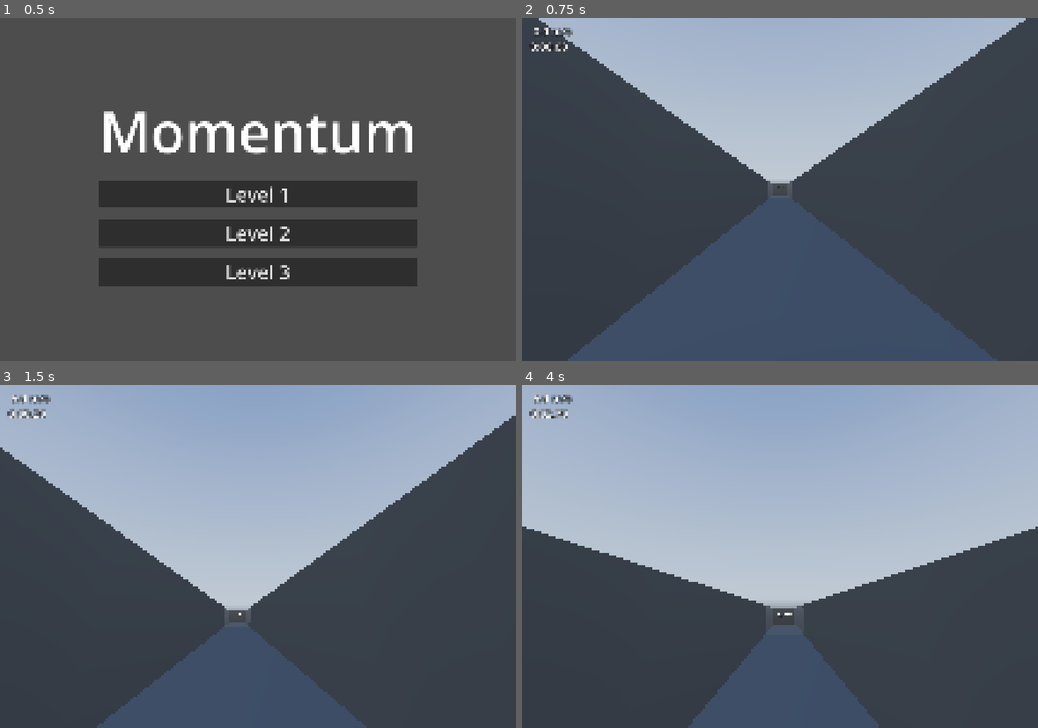
Above: before the commit, frames 1-4 (two rows, left to right).
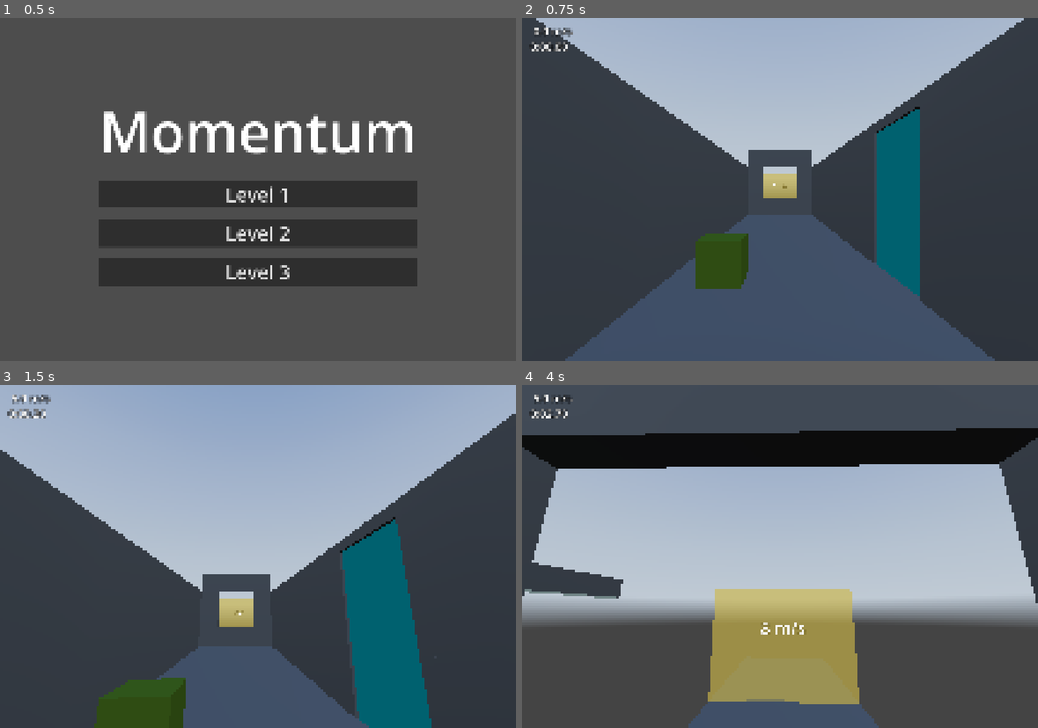
Above: after the commit, the same moments.

Repository: BingleyPro/momentum
Game: Godot game, scene res://menus/main_menu.tscn
Two runs of this game, one before a commit and one after it. Both use one fixed random seed, a clock stepped at 60 frames per second and the inputs below. A sky picture missing from this copy of the repository is replaced by a grey-blue gradient.
Inputs (mouse positions are in pixels of both pictures, inside the frame that each line leads up to):
- Up to frame 1 (0.5 s): no input
- Up to frame 2 (0.75 s): click "Level 3" at 0.5 s
- Up to frame 3 (1.5 s): tap Enter (ui_accept) at 1.25 s; move the mouse to (283, 556) at 1.27 s; hold W (forwards) from 1.28 s (still down); hold E (interact) from 1.28 s (still down); click (283, 556) at 1.42 s
- Up to frame 4 (4 s): keep holding W (forwards); tap Space (jump) at 1.52, 1.55, 1.82, 2.1, 2.27, 2.57, 3.05, 3.77 s; move the mouse to (754, 556) at 2.02 s; release E (interact) at 2.03 s; tap E (interact) at 2.3, 3.8 s; move the mouse to (790, 549) at 2.77 s; hold E (interact) 2.78-3.53 s; move the mouse to (774, 563) at 3.52 s; tap C (slide) at 3.6 s; click (774, 563) at 3.67 s

Frame 1 is identical in both runs. In frame 2, 7.5% of the frame differs, in the area x 2-98%, y 0-100%; in frame 3, 12%; in frame 4, 47%, in the area x 0-100%, y 0-100%.

Commit message:
more work on level 3

Diff:
--- a/levels/level03.tscn
+++ b/levels/level03.tscn
@@ -12,6 +12,11 @@
 [ext_resource type="PackedScene" uid="uid://tsspptg7w1ba" path="res://building/wall_1m.tscn" id="10_i155e"]
 [ext_resource type="PackedScene" uid="uid://bbqyh1g0y2o23" path="res://puzzles/mechanisms/door/door.tscn" id="11_nlg5r"]
 [ext_resource type="PackedScene" uid="uid://c6ppkc81srv00" path="res://puzzles/logic/logic_node.tscn" id="12_i155e"]
+[ext_resource type="PackedScene" uid="uid://de8lbyfuyu8q3" path="res://systems/checkpoint.tscn" id="13_nlg5r"]
+[ext_resource type="PackedScene" uid="uid://jldhvsti4iwv" path="res://puzzles/moveable/box/box.tscn" id="14_2fkce"]
+[ext_resource type="PackedScene" uid="uid://djwmvgp6tfju6" path="res://systems/kill_zone.tscn" id="16_0j27q"]
+[ext_resource type="PackedScene" uid="uid://dwu38otejeek1" path="res://puzzles/interactables/jump_pad/jump_pad.tscn" id="17_tdng2"]
+[ext_resource type="PackedScene" uid="uid://j63ifs3ppcmj" path="res://puzzles/interactables/boost_pad/boost_pad.tscn" id="18_osxv8"]
 
 [sub_resource type="PanoramaSkyMaterial" id="PanoramaSkyMaterial_816ur"]
 panorama = ExtResource("1_btadg")
@@ -41,8 +46,9 @@
 [node name="WorldEnvironment" type="WorldEnvironment" parent="." unique_id=51334567]
 environment = SubResource("Environment_op2ih")
 
-[node name="Player" parent="." unique_id=1333248885 instance=ExtResource("2_6tpld")]
+[node name="Player" parent="." unique_id=1333248885 node_paths=PackedStringArray("start_at_checkpoint") instance=ExtResource("2_6tpld")]
 transform = Transform3D(1.589326e-08, 0, 0.9999999, 0, 1, 0, -0.9999999, 0, 1.589326e-08, -0.7472954, 1, 0.018789291)
+start_at_checkpoint = NodePath("../Checkpoint")
 
 [node name="Floor" parent="." unique_id=1983484256 instance=ExtResource("3_6ig5j")]
 transform = Transform3D(1, 0, 0, 0, 1, 0, 0, 0, 1, -3, 0, -2)
@@ -110,11 +116,50 @@
 [node name="Floor31" parent="." unique_id=1442165738 instance=ExtResource("3_6ig5j")]
 transform = Transform3D(1, 0, 0, 0, 1, 0, 0, 0, 1, -51, -5, 30)
 
+[node name="Floor37" parent="." unique_id=756038395 instance=ExtResource("3_6ig5j")]
+transform = Transform3D(1, 0, 0, 0, 1, 0, 0, 0, 1, -51, -5, 34)
+
+[node name="Floor38" parent="." unique_id=1810838294 instance=ExtResource("3_6ig5j")]
+transform = Transform3D(1, 0, 0, 0, 1, 0, 0, 0, 1, -51, -17, 38)
+
+[node name="Floor39" parent="." unique_id=661121658 instance=ExtResource("3_6ig5j")]
+transform = Transform3D(1, 0, 0, 0, 1, 0, 0, 0, 1, -51, -17, 42)
+
+[node name="Floor40" parent="." unique_id=800683504 instance=ExtResource("3_6ig5j")]
+transform = Transform3D(1, 0, 0, 0, 1, 0, 0, 0, 1, -51, -17, 46)
+
+[node name="Floor41" parent="." unique_id=395121972 instance=ExtResource("3_6ig5j")]
+transform = Transform3D(1, 0, 0, 0, 1, 0, 0, 0, 1, -51, -22, 58)
+
+[node name="Floor42" parent="." unique_id=1859409900 instance=ExtResource("3_6ig5j")]
+transform = Transform3D(1, 0, 0, 0, 1, 0, 0, 0, 1, -51, -22, 62)
+
+[node name="Floor43" parent="." unique_id=418510213 instance=ExtResource("3_6ig5j")]
+transform = Transform3D(1, 0, 0, 0, 1, 0, 0, 0, 1, -51, -22, 66)
+
+[node name="Floor44" parent="." unique_id=1683770674 instance=ExtResource("3_6ig5j")]
+transform = Transform3D(1, 0, 0, 0, 1, 0, 0, 0, 1, -51, -22, 70)
+
+[node name="Floor45" parent="." unique_id=999781066 instance=ExtResource("3_6ig5j")]
+transform = Transform3D(1, 0, 0, 0, 1, 0, 0, 0, 1, -51, -22, 74)
+
+[node name="Floor46" parent="." unique_id=1918286400 instance=ExtResource("3_6ig5j")]
+transform = Transform3D(1, 0, 0, 0, 1, 0, 0, 0, 1, -51, -11, 88)
+
 [node name="Floor32" parent="." unique_id=487834746 instance=ExtResource("3_6ig5j")]
 transform = Transform3D(1, 0, 0, 0, 1, 0, 0, 0, 1, -47, -5, 30)
 
 [node name="Floor33" parent="." unique_id=371388433 instance=ExtResource("3_6ig5j")]
 transform = Transform3D(1, 0, 0, 0, 1, 0, 0, 0, 1, -43, -5, 30)
+
+[node name="Floor34" parent="." unique_id=467815685 instance=ExtResource("3_6ig5j")]
+transform = Transform3D(1, 0, 0, 0, 1, 0, 0, 0, 1, -39, -5, 30)
+
+[node name="Floor35" parent="." unique_id=1709462126 instance=ExtResource("3_6ig5j")]
+transform = Transform3D(1, 0, 0, 0, 1, 0, 0, 0, 1, -35, -5, 30)
+
+[node name="Floor36" parent="." unique_id=1666523943 instance=ExtResource("3_6ig5j")]
+transform = Transform3D(1, 0, 0, 0, 1, 0, 0, 0, 1, -31, -5, 30)
 
 [node name="Floor22" parent="." unique_id=1244700282 instance=ExtResource("3_6ig5j")]
 transform = Transform3D(1, 0, 0, 0, 1, 0, 0, 0, 1, -63, -5, 30)
@@ -312,6 +357,111 @@
 [node name="Wall58" parent="." unique_id=1207344805 instance=ExtResource("6_816ur")]
 transform = Transform3D(-1, 0, 1.4305905e-07, 0, 1, 0, -1.4305905e-07, 0, -1, -55, -5, 34)
 
+[node name="Wall68" parent="." unique_id=1859169312 instance=ExtResource("6_816ur")]
+transform = Transform3D(-1, 0, 1.4305905e-07, 0, 1, 0, -1.4305905e-07, 0, -1, -51, -5, 34)
+
+[node name="Wall77" parent="." unique_id=885475080 instance=ExtResource("6_816ur")]
+transform = Transform3D(1.8677045e-07, 0, 1, 0, 1, 0, -1, 0, 1.8677045e-07, -51, -5, 38)
+
+[node name="Wall79" parent="." unique_id=439608322 instance=ExtResource("6_816ur")]
+transform = Transform3D(1.8677045e-07, 0, 1, 0, 1, 0, -1, 0, 1.8677045e-07, -51, -8, 38)
+
+[node name="Wall80" parent="." unique_id=1486941173 instance=ExtResource("6_816ur")]
+transform = Transform3D(1.8677045e-07, 0, 1, 0, 1, 0, -1, 0, 1.8677045e-07, -51, -11, 38)
+
+[node name="Wall78" parent="." unique_id=1352908599 instance=ExtResource("6_816ur")]
+transform = Transform3D(-2.741932e-07, 0, -1, 0, 1, 0, 1, 0, -2.741932e-07, -47, -5, 34)
+
+[node name="Wall87" parent="." unique_id=1944474890 instance=ExtResource("6_816ur")]
+transform = Transform3D(1, 0, -2.3048182e-07, 0, 1, 0, 2.3048182e-07, 0, 1, -51, -11, 38)
+
+[node name="Wall104" parent="." unique_id=1209956865 instance=ExtResource("6_816ur")]
+transform = Transform3D(1, 0, -2.3048182e-07, 0, 1, 0, 2.3048182e-07, 0, 1, -51, -14, 38)
+
+[node name="Wall105" parent="." unique_id=1365211851 instance=ExtResource("6_816ur")]
+transform = Transform3D(1, 0, -2.3048182e-07, 0, 1, 0, 2.3048182e-07, 0, 1, -51, -17, 38)
+
+[node name="Wall88" parent="." unique_id=1966847732 instance=ExtResource("6_816ur")]
+transform = Transform3D(1, 0, -2.3048182e-07, 0, 1, 0, 2.3048182e-07, 0, 1, -51, -8, 38)
+
+[node name="Wall81" parent="." unique_id=1299478165 instance=ExtResource("6_816ur")]
+transform = Transform3D(-2.741932e-07, 0, -1, 0, 1, 0, 1, 0, -2.741932e-07, -47, -8, 34)
+
+[node name="Wall82" parent="." unique_id=2073883735 instance=ExtResource("6_816ur")]
+transform = Transform3D(-2.741932e-07, 0, -1, 0, 1, 0, 1, 0, -2.741932e-07, -47, -11, 34)
+
+[node name="Wall83" parent="." unique_id=1967300757 instance=ExtResource("6_816ur")]
+transform = Transform3D(1.8677045e-07, 0, 1, 0, 1, 0, -1, 0, 1.8677045e-07, -51, -14, 38)
+
+[node name="Wall84" parent="." unique_id=931386243 instance=ExtResource("6_816ur")]
+transform = Transform3D(-2.741932e-07, 0, -1, 0, 1, 0, 1, 0, -2.741932e-07, -47, -14, 34)
+
+[node name="Wall85" parent="." unique_id=1018292088 instance=ExtResource("6_816ur")]
+transform = Transform3D(1.8677045e-07, 0, 1, 0, 1, 0, -1, 0, 1.8677045e-07, -51, -17, 38)
+
+[node name="Wall86" parent="." unique_id=1482660043 instance=ExtResource("6_816ur")]
+transform = Transform3D(-2.741932e-07, 0, -1, 0, 1, 0, 1, 0, -2.741932e-07, -47, -17, 34)
+
+[node name="Wall89" parent="." unique_id=704858870 instance=ExtResource("6_816ur")]
+transform = Transform3D(1.8677045e-07, 0, 1, 0, 1, 0, -1, 0, 1.8677045e-07, -51, -5, 42)
+
+[node name="Wall90" parent="." unique_id=1981634246 instance=ExtResource("6_816ur")]
+transform = Transform3D(1.8677045e-07, 0, 1, 0, 1, 0, -1, 0, 1.8677045e-07, -51, -8, 42)
+
+[node name="Wall91" parent="." unique_id=691522048 instance=ExtResource("6_816ur")]
+transform = Transform3D(1.8677045e-07, 0, 1, 0, 1, 0, -1, 0, 1.8677045e-07, -51, -11, 42)
+
+[node name="Wall92" parent="." unique_id=825119758 instance=ExtResource("6_816ur")]
+transform = Transform3D(-2.741932e-07, 0, -1, 0, 1, 0, 1, 0, -2.741932e-07, -47, -5, 38)
+
+[node name="Wall99" parent="." unique_id=1827220829 instance=ExtResource("6_816ur")]
+transform = Transform3D(-1, 0, 1.4305904e-07, 0, 1, 0, -1.4305904e-07, 0, -1, -47, -5, 42)
+
+[node name="Wall100" parent="." unique_id=2062829078 instance=ExtResource("6_816ur")]
+transform = Transform3D(-1, 0, 1.4305904e-07, 0, 1, 0, -1.4305904e-07, 0, -1, -47, -8, 42)
+
+[node name="Wall101" parent="." unique_id=1406518030 instance=ExtResource("6_816ur")]
+transform = Transform3D(-1, 0, 1.4305904e-07, 0, 1, 0, -1.4305904e-07, 0, -1, -47, -11, 42)
+
+[node name="Wall102" parent="." unique_id=844096409 instance=ExtResource("6_816ur")]
+transform = Transform3D(-1, 0, 1.4305904e-07, 0, 1, 0, -1.4305904e-07, 0, -1, -47, -14, 42)
+
+[node name="Wall93" parent="." unique_id=941157705 instance=ExtResource("6_816ur")]
+transform = Transform3D(-2.741932e-07, 0, -1, 0, 1, 0, 1, 0, -2.741932e-07, -47, -8, 38)
+
+[node name="Wall94" parent="." unique_id=515632878 instance=ExtResource("6_816ur")]
+transform = Transform3D(-2.741932e-07, 0, -1, 0, 1, 0, 1, 0, -2.741932e-07, -47, -11, 38)
+
+[node name="Wall95" parent="." unique_id=147484219 instance=ExtResource("6_816ur")]
+transform = Transform3D(1.8677045e-07, 0, 1, 0, 1, 0, -1, 0, 1.8677045e-07, -51, -14, 42)
+
+[node name="Wall96" parent="." unique_id=638056754 instance=ExtResource("6_816ur")]
+transform = Transform3D(-2.741932e-07, 0, -1, 0, 1, 0, 1, 0, -2.741932e-07, -47, -14, 38)
+
+[node name="Wall97" parent="." unique_id=1226319247 instance=ExtResource("6_816ur")]
+transform = Transform3D(1.8677045e-07, 0, 1, 0, 1, 0, -1, 0, 1.8677045e-07, -51, -17, 42)
+
+[node name="Wall98" parent="." unique_id=251027066 instance=ExtResource("6_816ur")]
+transform = Transform3D(-2.741932e-07, 0, -1, 0, 1, 0, 1, 0, -2.741932e-07, -47, -17, 38)
+
+[node name="Wall70" parent="." unique_id=1884382625 instance=ExtResource("6_816ur")]
+transform = Transform3D(-1, 0, 1.4305905e-07, 0, 1, 0, -1.4305905e-07, 0, -1, -43, -5, 34)
+
+[node name="Wall71" parent="." unique_id=1798529290 instance=ExtResource("6_816ur")]
+transform = Transform3D(-1, 0, 1.4305905e-07, 0, 1, 0, -1.4305905e-07, 0, -1, -39, -5, 34)
+
+[node name="Wall72" parent="." unique_id=887166587 instance=ExtResource("6_816ur")]
+transform = Transform3D(1, 0, -2.3048183e-07, 0, 1, 0, 2.3048183e-07, 0, 1, -43, -5, 30)
+
+[node name="Wall73" parent="." unique_id=1519287442 instance=ExtResource("6_816ur")]
+transform = Transform3D(1, 0, -2.3048183e-07, 0, 1, 0, 2.3048183e-07, 0, 1, -47, -5, 30)
+
+[node name="Wall74" parent="." unique_id=1902113196 instance=ExtResource("6_816ur")]
+transform = Transform3D(1, 0, -2.3048183e-07, 0, 1, 0, 2.3048183e-07, 0, 1, -51, -5, 30)
+
+[node name="Wall75" parent="." unique_id=1902514792 instance=ExtResource("6_816ur")]
+transform = Transform3D(1, 0, -2.3048183e-07, 0, 1, 0, 2.3048183e-07, 0, 1, -55, -5, 30)
+
 [node name="Wall54" parent="." unique_id=1052860675 instance=ExtResource("6_816ur")]
 transform = Transform3D(-1, 0, 1.4305905e-07, 0, 1, 0, -1.4305905e-07, 0, -1, -87, -5, 34)
 
@@ -340,6 +490,7 @@
 transform = Transform3D(-4.371139e-08, 0, 1, 0, 1, 0, -1, 0, -4.371139e-08, -74, -5, 34)
 min_speed = 10.0
 hold_time = 4.0
+count_boxes = false
 
 [node name="Door Frame" parent="." unique_id=190694771 instance=ExtResource("9_dqrp8")]
 transform = Transform3D(-4.371139e-08, 0, -1, 0, 1, 0, 1, 0, -4.371139e-08, -55, -5, 31)
@@ -357,3 +508,79 @@
 transform = Transform3D(1, 0, 0, 0, 1, 0, 0, 0, 1, -60, -5, 32)
 inputs = [NodePath("../SpeedGate")]
 outputs = [NodePath("../Door")]
+
+[node name="Checkpoint" parent="." unique_id=1716444885 node_paths=PackedStringArray("reset_nodes") instance=ExtResource("13_nlg5r")]
+transform = Transform3D(-4.371139e-08, 0, -1, 0, 1, 0, 1, 0, -4.371139e-08, -53, -5, 32)
+reset_nodes = [NodePath("../BreakableWall"), NodePath("../BreakableWall2"), NodePath("../SpeedGate"), NodePath("../SpeedGate2"), NodePath("../Box")]
+
+[node name="Wall63" parent="." unique_id=240972172 instance=ExtResource("10_i155e")]
+transform = Transform3D(-4.371139e-08, 0, -1, 0, 1, 0, 1, 0, -4.371139e-08, -39, -5, 30)
+
+[node name="Wall64" parent="." unique_id=102054516 instance=ExtResource("10_i155e")]
+transform = Transform3D(-4.371139e-08, 0, -1, 0, 1, 0, 1, 0, -4.371139e-08, -39, -5, 33)
+
+[node name="Wall65" parent="." unique_id=221261406 instance=ExtResource("10_i155e")]
+transform = Transform3D(-4.371139e-08, 0, -1, -1, -4.371139e-08, 4.371139e-08, -4.371139e-08, 1, 1.9106855e-15, -39, -4, 30)
+
+[node name="Wall66" parent="." unique_id=585837915 instance=ExtResource("10_i155e")]
+transform = Transform3D(-4.371139e-08, 0, -1, -1, -4.371139e-08, 4.371139e-08, -4.371139e-08, 1, 1.9106855e-15, -39, -1, 30)
+
+[node name="Wall67" parent="." unique_id=1085619944 instance=ExtResource("10_i155e")]
+transform = Transform3D(-4.371139e-08, 0, -1, -1, -4.371139e-08, 4.371139e-08, -4.371139e-08, 1, 1.9106855e-15, -39, -1, 31)
+
+[node name="SpeedGate2" parent="." unique_id=54363451 instance=ExtResource("8_ri3il")]
+transform = Transform3D(-4.371139e-08, 0, -1, 0, 1, 0, 1, 0, -4.371139e-08, -33, -5, 30)
+min_speed = 8.0
+mode = 1
+
+[node name="Box" parent="." unique_id=914197217 instance=ExtResource("14_2fkce")]
+transform = Transform3D(1, 0, 0, 0, 1, 0, 0, 0, 1, -49, -5, 31)
+
+[node name="Door Frame2" parent="." unique_id=1230377575 instance=ExtResource("9_dqrp8")]
+transform = Transform3D(-1, 0, 8.742278e-08, 0, 1, 0, -8.742278e-08, 0, -1, -48, -5, 34)
+
+[node name="Door2" parent="." unique_id=1756659816 instance=ExtResource("11_nlg5r")]
+transform = Transform3D(-1, 0, -8.742278e-08, 0, 1, 0, 8.742278e-08, 0, -1, -48, -5, 34)
+
+[node name="Wall69" parent="." unique_id=2098537537 instance=ExtResource("10_i155e")]
+transform = Transform3D(-1, 0, 8.742278e-08, 0, 1, 0, -8.742278e-08, 0, -1, -47, -5, 34)
+
+[node name="Wall76" parent="." unique_id=1129698584 instance=ExtResource("10_i155e")]
+transform = Transform3D(-1, 0, 8.742278e-08, 0, 1, 0, -8.742278e-08, 0, -1, -50, -5, 34)
+
+[node name="Kill Zone" parent="." unique_id=1812024808 instance=ExtResource("16_0j27q")]
+transform = Transform3D(1, 0, 0, 0, 1, 0, 0, 0, 1, -48, -31, 49)
+size = Vector3(300, 0.5, 300)
+
+[node name="Ramp2" parent="." unique_id=1473805054 instance=ExtResource("7_op2ih")]
+transform = Transform3D(-4.371139e-08, 0, 1, 0, 1, 0, -1, 0, -4.371139e-08, -49, -22, 58)
+ramp_length = 8.0
+ramp_width = 4.0
+ramp_height = 5.0
+
+[node name="BreakableWall4" parent="." unique_id=1113484729 instance=ExtResource("4_816ur")]
+transform = Transform3D(-1, 0, 8.742278e-08, 0, 1, 0, -8.742278e-08, 0, -1, -47, -22, 64)
+break_speed = 18.0
+
+[node name="BreakableWall5" parent="." unique_id=1256795589 instance=ExtResource("4_816ur")]
+transform = Transform3D(-1, 0, 8.742278e-08, 0, 1, 0, -8.742278e-08, 0, -1, -47, -22, 69)
+break_speed = 15.0
+
+[node name="JumpPad" parent="." unique_id=929839850 instance=ExtResource("17_tdng2")]
+transform = Transform3D(0.99999994, 0, 0, 0, 0.99999994, 0, 0, 0, 1, -48.5, -22, 76)
+launch_velocity = Vector3(0, 17.02, 5.06)
+cooldown = 0.4
+landing_world_y = -11.0
+
+[node name="Checkpoint2" parent="." unique_id=381615070 node_paths=PackedStringArray("reset_nodes") instance=ExtResource("13_nlg5r")]
+transform = Transform3D(1, 0, 0, 0, 1, 0, 0, 0, 1, -49, -17, 40)
+checkpoint_number = 2
+reset_nodes = [NodePath("../BreakableWall4"), NodePath("../BreakableWall5")]
+
+[node name="BoostPad" parent="." unique_id=881706147 instance=ExtResource("18_osxv8")]
+transform = Transform3D(-4.371138e-08, 0, -0.99999994, 0, 0.9999999, 0, 0.99999994, 0, -4.371139e-08, -50.5, -22, 61)
+
+[node name="LogicNode2" parent="." unique_id=830256946 node_paths=PackedStringArray("inputs", "outputs") instance=ExtResource("12_i155e")]
+transform = Transform3D(1, 0, 0, 0, 1, 0, 0, 0, 1, -45, -5, 31)
+inputs = [NodePath("../SpeedGate2")]
+outputs = [NodePath("../Door2")]
--- a/player/player.gd
+++ b/player/player.gd
@@ -364,8 +364,13 @@
 	wind_sound.pitch_scale = lerpf(0.85, 1.25, wind)
 
 func boost(direction: Vector3, amount: float, max_speed: float) -> void:
-	# boost logic
-	pass
+	direction.y = 0
+	direction = direction.normalized()
+
+	var current = velocity.dot(direction)
+
+	if current < max_speed:
+		velocity += direction * minf(amount, max_speed - current)
 
 func get_slope_pull() -> Vector3:
 	var normal = get_floor_normal()
--- /dev/null
+++ b/puzzles/interactables/boost_pad/boost_pad.gd
@@ -0,0 +1,26 @@
+extends Area3D
+
+## The speed added in the direction of the boost pad.
+@export_range(0.0, 30.0, 0.5, "suffix:m/s", "or_greater") var boost_amount = 6.0
+## The maximum speed that the player can travel.
+@export_range(0.0, 50.0, 0.5, "suffix:m/s", "or_greater") var max_speed = 20.0
+## Whether the boost pad is active.
+@export var enabled = true
+
+func _ready() -> void:
+	body_entered.connect(_on_body_entered)
+
+func _on_body_entered(body) -> void:
+	if not enabled:
+		return
+
+	var direction = -global_basis.z
+
+	if body.is_in_group("player"):
+		body.boost(direction, boost_amount, max_speed)
+	elif body.is_in_group("pickupable"):
+		direction.y = 0
+		body.linear_velocity += direction.normalized() * boost_amount
+
+func set_active(active: bool) -> void:
+	enabled = active
--- /dev/null
+++ b/puzzles/interactables/boost_pad/boost_pad.tscn
@@ -0,0 +1,46 @@
+[gd_scene format=3 uid="uid://j63ifs3ppcmj"]
+
+[ext_resource type="Script" uid="uid://b4cmkamthfsxw" path="res://puzzles/interactables/boost_pad/boost_pad.gd" id="1_gxfp5"]
+
+[sub_resource type="BoxShape3D" id="BoxShape3D_tb07l"]
+size = Vector3(2, 0.2, 3)
+
+[sub_resource type="BoxMesh" id="BoxMesh_372mo"]
+size = Vector3(2, 0.1, 3)
+
+[sub_resource type="StandardMaterial3D" id="StandardMaterial3D_372mo"]
+resource_local_to_scene = true
+albedo_color = Color(5.77569e-06, 0.7015058, 0.5329302, 1)
+
+[sub_resource type="PrismMesh" id="PrismMesh_uypb4"]
+size = Vector3(1, 1.2, 0.05)
+
+[sub_resource type="StandardMaterial3D" id="StandardMaterial3D_a7gt1"]
+albedo_color = Color(0.85823965, 0.41792956, 0, 1)
+
+[node name="BoostPad" type="Area3D" unique_id=881706147]
+transform = Transform3D(0.99999994, 0, 0, 0, 0.99999994, 0, 0, 0, 1, 0, 0, 0)
+top_level = true
+script = ExtResource("1_gxfp5")
+boost_amount = null
+max_speed = null
+enabled = null
+
+[node name="CollisionShape3D" type="CollisionShape3D" parent="." unique_id=1806469580]
+transform = Transform3D(0.9999999, 0, 0, 0, 0.9999999, 0, 0, 0, 1, -1, 0.15, -1.5)
+shape = SubResource("BoxShape3D_tb07l")
+
+[node name="Mesh" type="MeshInstance3D" parent="." unique_id=759516211]
+transform = Transform3D(1, 0, 0, 0, 1, 0, 0, 0, 1, -1, 0.05, -1.5)
+mesh = SubResource("BoxMesh_372mo")
+surface_material_override/0 = SubResource("StandardMaterial3D_372mo")
+
+[node name="MeshInstance3D" type="MeshInstance3D" parent="." unique_id=1019184449]
+transform = Transform3D(-4.3711363e-08, 0.9999996, 4.3711363e-08, 0, -4.3711363e-08, 0.9999996, 1, 4.371139e-08, 1.9106855e-15, -0.9999999, 0.09999999, -0.82422936)
+mesh = SubResource("PrismMesh_uypb4")
+surface_material_override/0 = SubResource("StandardMaterial3D_a7gt1")
+
+[node name="MeshInstance3D2" type="MeshInstance3D" parent="." unique_id=2116447869]
+transform = Transform3D(-4.3711353e-08, 0.9999994, 4.3711353e-08, 0, -4.3711353e-08, 0.9999994, 1, 4.371139e-08, 1.9106855e-15, -0.9999997, 0.099999964, -2.2414677)
+mesh = SubResource("PrismMesh_uypb4")
+surface_material_override/0 = SubResource("StandardMaterial3D_a7gt1")
--- /dev/null
+++ b/puzzles/momentum/breakable_wall_4m_floor.tscn
@@ -0,0 +1,51 @@
+[gd_scene format=3 uid="uid://d3s30ohb4xtum"]
+
+[ext_resource type="Script" uid="uid://fjhf8o31pwxe" path="res://puzzles/momentum/breakable_wall.gd" id="1_lug4l"]
+[ext_resource type="AudioStream" uid="uid://djge3174hj2fu" path="res://assets/sounds/276939__gladkiy__breaking_glass_mirror_audio_technica_mb2k.wav" id="2_i41bs"]
+
+[sub_resource type="BoxShape3D" id="BoxShape3D_tb07l"]
+size = Vector3(4, 1.4, 4)
+
+[sub_resource type="BoxMesh" id="BoxMesh_tb07l"]
+size = Vector3(4, 0.2, 4)
+
+[sub_resource type="StandardMaterial3D" id="StandardMaterial3D_ac2b6"]
+transparency = 1
+albedo_color = Color(1, 1, 1, 0.29803923)
+metallic = 0.25
+metallic_specular = 1.0
+roughness = 0.0
+ao_light_affect = 1.0
+refraction_scale = -1.0
+
+[sub_resource type="BoxShape3D" id="BoxShape3D_ac2b6"]
+size = Vector3(4, 0.2, 4)
+
+[node name="BreakableWall" type="StaticBody3D" unique_id=1571070481]
+transform = Transform3D(1, 0, 0, 0, 1, 0, 0, 0, 1, 0, -0.2, 0)
+script = ExtResource("1_lug4l")
+
+[node name="Detector" type="Area3D" parent="." unique_id=1501508931]
+
+[node name="CollisionShape3D" type="CollisionShape3D" parent="Detector" unique_id=152436025]
+transform = Transform3D(1, 0, 0, 0, 1, 0, 0, 0, 1, 2, 0.1, -2)
+shape = SubResource("BoxShape3D_tb07l")
+
+[node name="MeshInstance3D" type="MeshInstance3D" parent="." unique_id=1302427689]
+transform = Transform3D(1, 0, 0, 0, 1, 0, 0, 0, 1, 2, 0.1, -2)
+mesh = SubResource("BoxMesh_tb07l")
+surface_material_override/0 = SubResource("StandardMaterial3D_ac2b6")
+
+[node name="CollisionShape3D" type="CollisionShape3D" parent="." unique_id=584967769]
+transform = Transform3D(1, 0, 0, 0, 1, 0, 0, 0, 1, 2, 0.1, -2)
+shape = SubResource("BoxShape3D_ac2b6")
+
+[node name="Label3D" type="Label3D" parent="." unique_id=97193038]
+transform = Transform3D(1, 0, 0, 0, -4.371139e-08, 1, 0, -1, -4.371139e-08, 2, 0.1, -2)
+text = "00 m/s"
+font_size = 90
+
+[node name="AudioStreamPlayer3D" type="AudioStreamPlayer3D" parent="." unique_id=36759011]
+transform = Transform3D(1, 0, 0, 0, 1, 0, 0, 0, 1, 1, 1.5, -1)
+stream = ExtResource("2_i41bs")
+volume_db = 7.0
--- a/puzzles/moveable/box/box.gd
+++ b/puzzles/moveable/box/box.gd
@@ -1,4 +1,6 @@
 extends RigidBody3D
+
+var pending_reset = null
 
 func get_checkpoint_state():
 	return {
@@ -6,9 +8,16 @@
 	}
 
 func restore_checkpoint_state(state) -> void:
-	global_transform = state["transform"]
+	pending_reset = state["transform"]
+	sleeping = false
 
-	linear_velocity = Vector3.ZERO
-	angular_velocity = Vector3.ZERO
+func _integrate_forces(state) -> void:
+	if pending_reset == null:
+		return
+
+	state.transform = pending_reset
+	state.linear_velocity = Vector3.ZERO
+	state.angular_velocity = Vector3.ZERO
+	pending_reset = null
 
 	reset_physics_interpolation()
Not shown, added: puzzles/interactables/boost_pad/boost_pad.gd.uid
